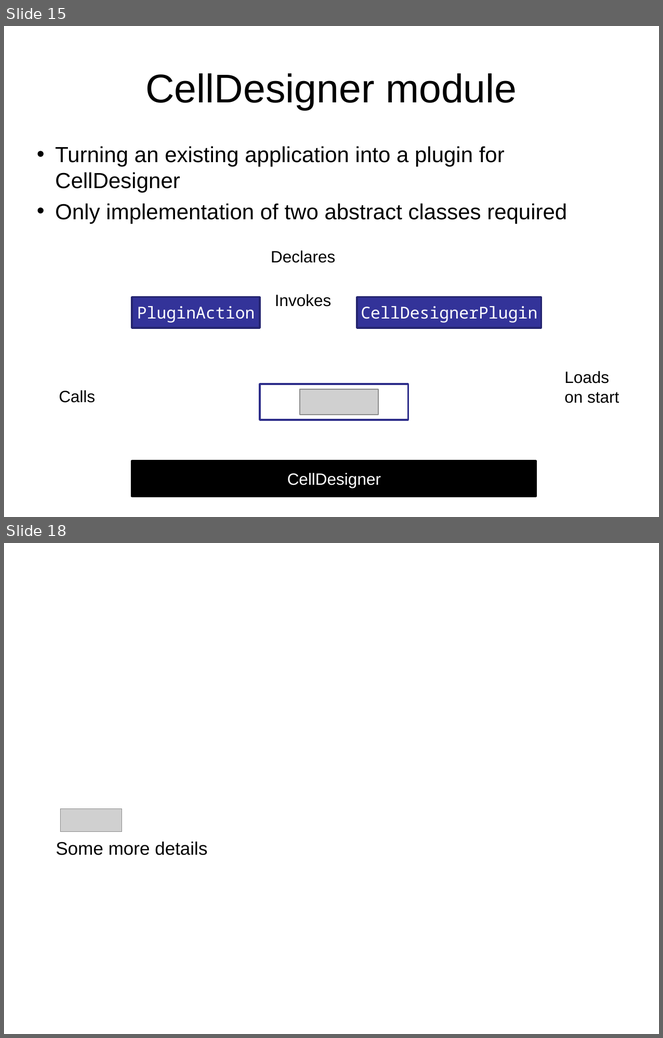
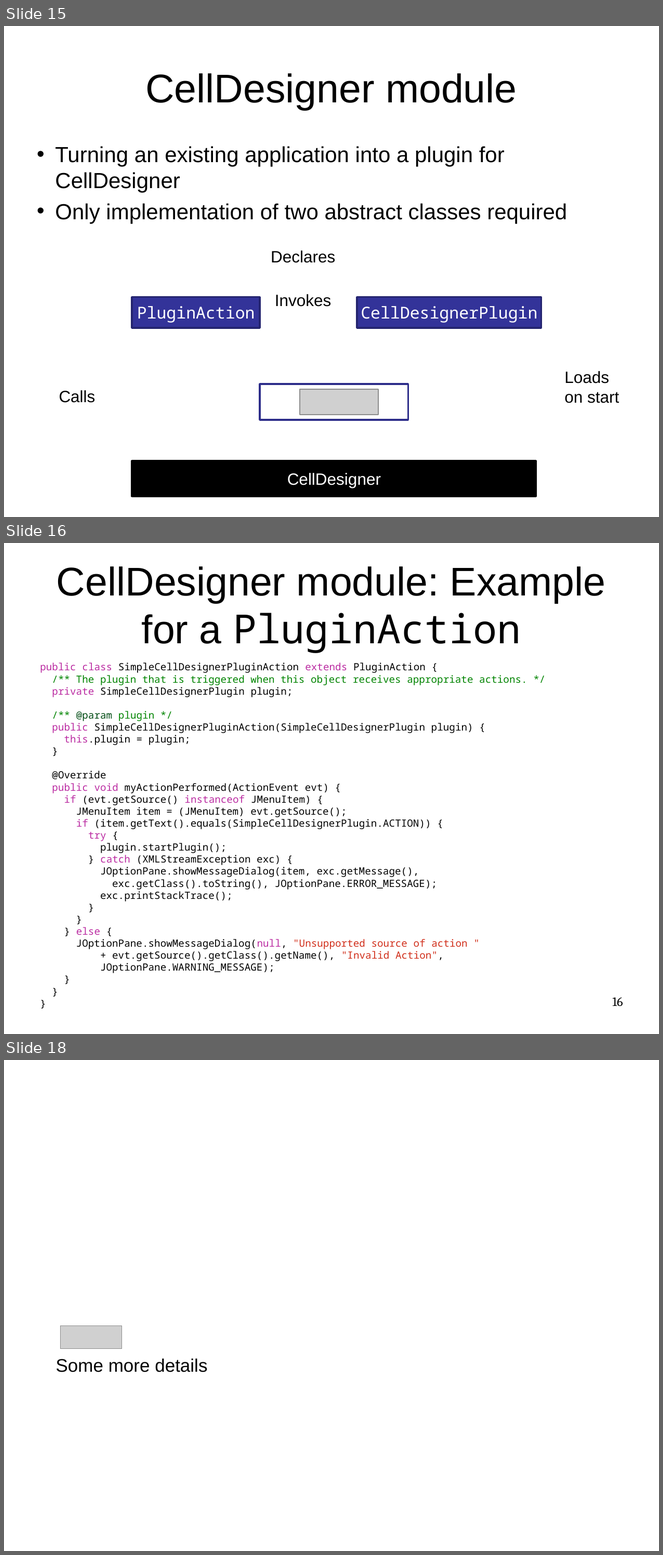
Before and after one commit to sbmlteam/jsbml, a slide deck: core/doc/presentations/2014_04_COLOMOTO_JSBML_QUAL.pptx. Shown one above the other, each under a label of ours: slides 15 and 18 before the commit, slides 15, 16 and 18 after it; the slides between them are not shown. The pictures are 663x1038 and 663x1555 pixels, drawn with LibreOffice and Linux fonts; fonts in the diff are those of the drawing; grey boxes stand for pictures. Boxes give left, top, right and bottom in pixels: in the first picture for what was removed or moved away, otherwise in the second. Text is boxed around its words. In the diff, an @@ line names an element or a change of style, - is before the commit and + after.

```diff
--- a/core/doc/presentations/2014_04_COLOMOTO_JSBML_QUAL.pptx
+++ b/core/doc/presentations/2014_04_COLOMOTO_JSBML_QUAL.pptx
@@ slide 16 added at (x1=4, y1=543, x2=659, y2=1034), background #FFFFFF @@
@@ title added at (x1=57, y1=566, x2=606, y2=653), 44 pt, text #000000 @@
+CellDesigner module: Example for a PluginAction
@@ text added at (x1=40, y1=663, x2=528, y2=974), 11 pt, text #000000 @@
+public class SimpleCellDesignerPluginAction extends PluginAction {
+/** The plugin that is triggered when this object receives appropriate actions. */
+private SimpleCellDesignerPlugin plugin;
+/** @param plugin */
+public SimpleCellDesignerPluginAction(SimpleCellDesignerPlugin plugin) {
+this.plugin = plugin;
+}
+@Override
+public void myActionPerformed(ActionEvent evt) {
+if (evt.getSource() instanceof JMenuItem) {
+JMenuItem item = (JMenuItem) evt.getSource();
+if (item.getText().equals(SimpleCellDesignerPlugin.ACTION)) {
+try {
+plugin.startPlugin();
+} catch (XMLStreamException exc) {
+JOptionPane.showMessageDialog(item, exc.getMessage(),
+exc.getClass().toString(), JOptionPane.ERROR_MESSAGE);
+exc.printStackTrace();
+}
+}
+} else {
+JOptionPane.showMessageDialog(null, "Unsupported source of action "
++ evt.getSource().getClass().getName(), "Invalid Action",
+JOptionPane.WARNING_MESSAGE);
+}
+}
+}
@@ page number added at (x1=612, y1=997, x2=623, y2=1006), 14 pt, text #000000 @@
+16
```
Also in this commit, not shown: 1 slide changed, 1 other slide added, 10 slides removed, 3 other files.
